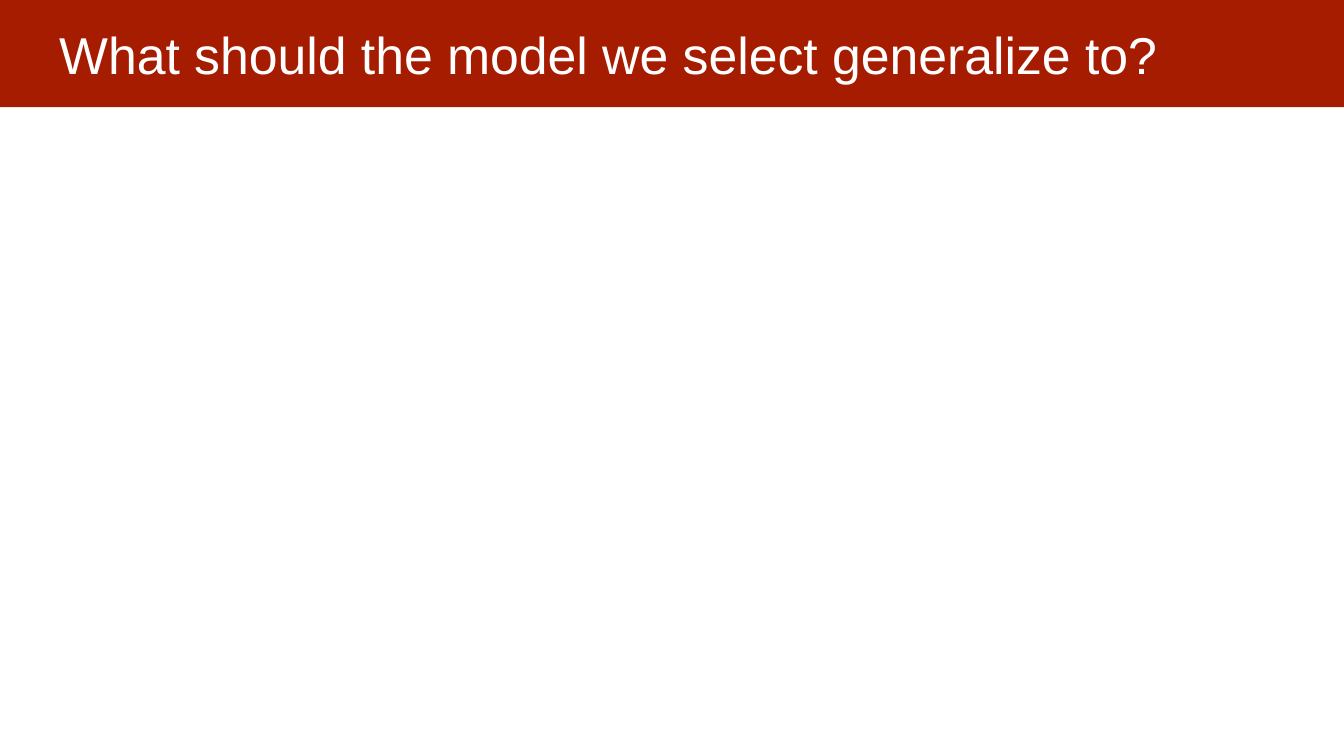
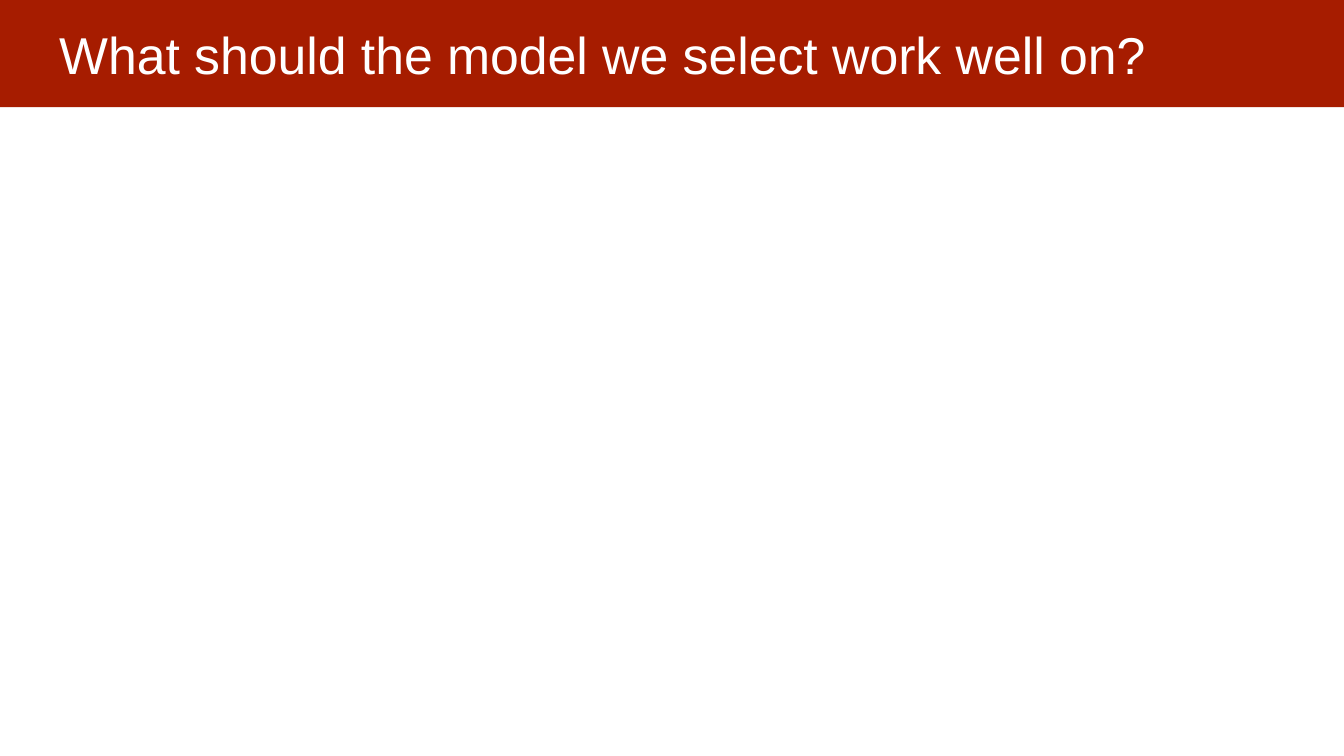
Before and after one commit to dssg/mlforpublicpolicylab, a slide deck: slide 10 of Lectures/11-model-selection-and-validation-part-2.pptx (slide 12 before the commit). Drawn at 1344x756 pixels with LibreOffice and Linux fonts; fonts in the diff are those of the drawing. Boxes give left, top, right and bottom in pixels: in the first picture for what was removed or moved away, otherwise in the second. Text is boxed around its words. In the diff, an @@ line names an element or a change of style, - is before the commit and + after.

```diff
--- a/Lectures/11-model-selection-and-validation-part-2.pptx
+++ b/Lectures/11-model-selection-and-validation-part-2.pptx
@@ title at (59, 36, 1145, 75): text changed @@
-What should the model we select generalize to?
+What should the model we select work well on?
```
Also in this commit, not shown: 8 other slides changed, 3 slides added, 10 slides removed.
